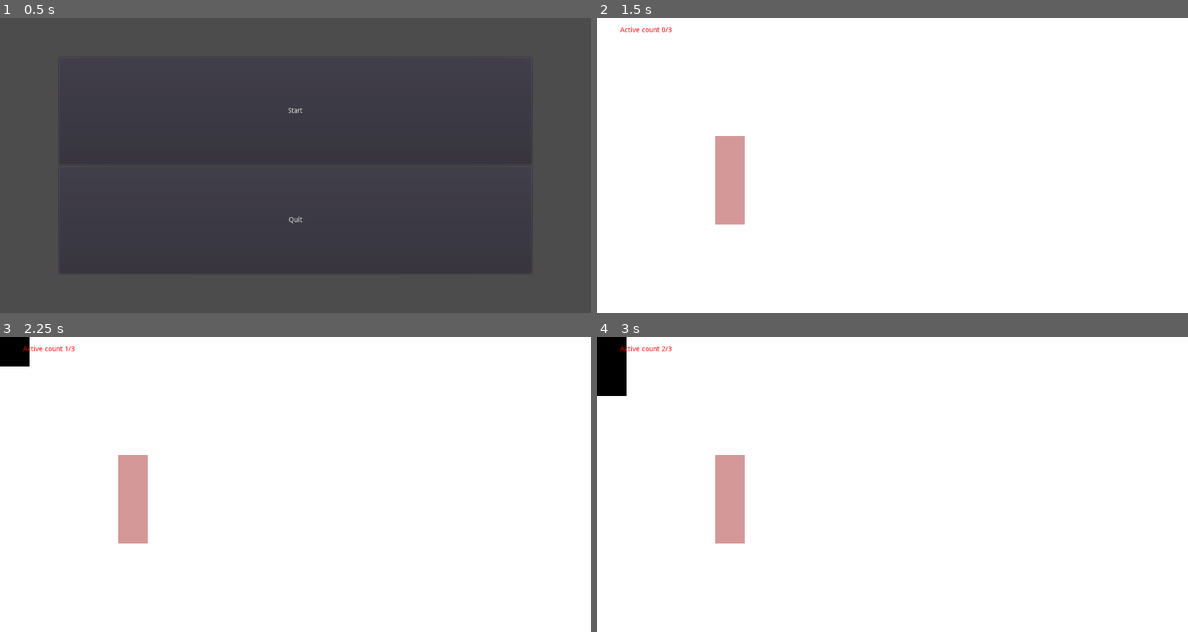
Above: before the commit, frames 1-4 (two rows, left to right).
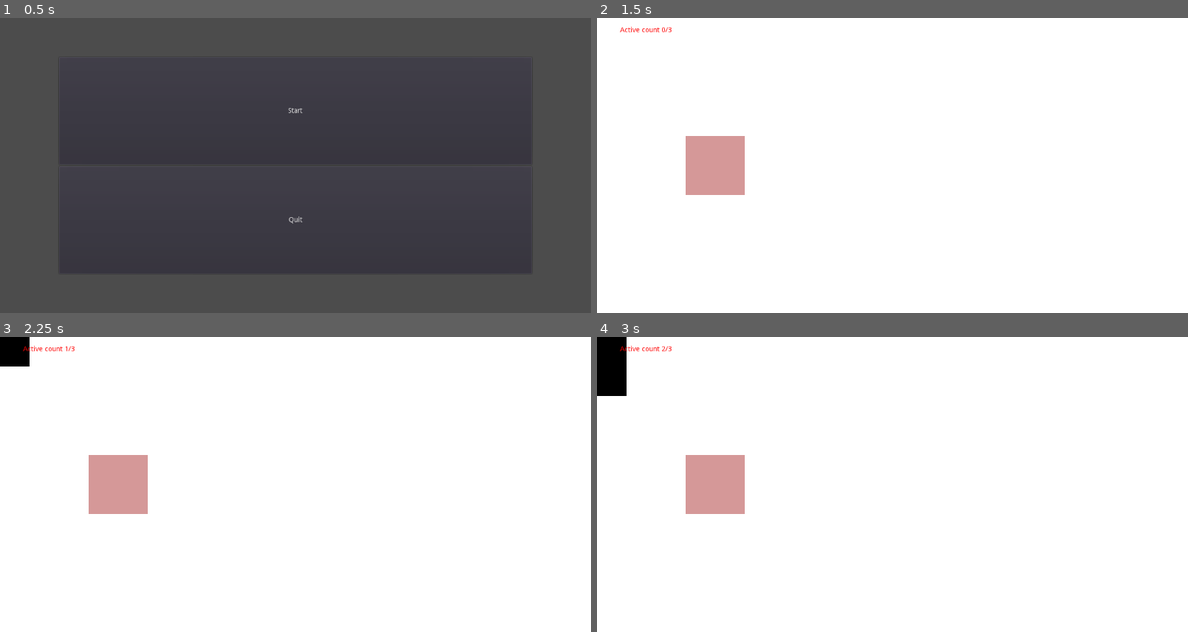
Above: after the commit, the same moments.

Repository: sisipun/SleepyCity
Game: Godot game, scene res://scenes/MainMenu.tscn
The game is run twice, just before and just after one commit, with the same random seed, the same clock (stepped at 60 frames per second) and the same inputs.
Inputs (mouse positions are in pixels of both pictures, inside the frame that each line leads up to):
- Up to frame 1 (0.5 s): no input
- Up to frame 2 (1.5 s): click "Start" at 0.5 s; click "Level 2" (after the commit: "Level 1") at 1.25 s
- Up to frame 3 (2.25 s): tap Enter at 2 s; move the mouse to (11, 351) at 2.02 s; click (11, 351) at 2.17 s
- Up to frame 4 (3 s): tap Space at 2.75 s; move the mouse to (608, 381) at 2.77 s; click (608, 381) at 2.92 s

Frame 1 is identical in both runs. In frame 2, 1.5% of the frame differs, in the area x 15-25%, y 40-70%; in frame 3, 1.5%; in frame 4, 1.5%.

Commit message:
LEvel progress

Diff:
--- a/scripts/ChooseLevel.gd
+++ b/scripts/ChooseLevel.gd
@@ -11,6 +11,7 @@
 		var button = Button.new()
 		button.set_position(Vector2(buttons_area_position.x, buttons_area_position.y + (button_height * i)))
 		button.set_size(Vector2(buttons_area_size.x, button_height))
+		button.disabled = not Levels.values[i].opened
 		button.text = "Level %d" % (i + 1)
 		button.connect("pressed", self, "_on_Level_clicked", [i])
 		add_child(button)
--- a/scripts/Level.gd
+++ b/scripts/Level.gd
@@ -114,6 +114,7 @@
 	$HUD/StepNumber.hide()
 
 func complete():
+	Levels.completeCurrent()
 	get_tree().change_scene("res://scenes/ChooseLevel.tscn")
 
 func alive_around_count(i, j):
--- a/scripts/Levels.gd
+++ b/scripts/Levels.gd
@@ -8,8 +8,10 @@
 	var survive_condition
 	var step_count
 	var targets
+	var completed
+	var opened
 
-	func _init(width, height, alive_max_count, born_condition, survive_condition, step_count, targets):
+	func _init(width, height, alive_max_count, born_condition, survive_condition, step_count, targets, completed, opened):
 		self.width = width
 		self.height = height
 		self.alive_max_count = alive_max_count
@@ -17,10 +19,13 @@
 		self.survive_condition = survive_condition
 		self.step_count = step_count
 		self.targets = targets
+		self.completed = completed
+		self.opened = opened
 
 var values = [
-	LevelInfo.new(20, 10, 3, [3], [2,3], 1, [Vector2(4,4), Vector2(4,5), Vector2(3,4), Vector2(3,5)]),
-	LevelInfo.new(20, 10, 3, [3], [2,3], 1, [Vector2(4,4), Vector2(4,5), Vector2(4,6)])
+	LevelInfo.new(20, 10, 3, [3], [2,3], 1, [Vector2(4,4), Vector2(4,5), Vector2(3,4), Vector2(3,5)], false, true),
+	LevelInfo.new(20, 10, 3, [3], [2,3], 1, [Vector2(4,4), Vector2(4,5), Vector2(4,6)], false, false),
+	LevelInfo.new(20, 10, 4, [3], [2,3], 2, [Vector2(5,4), Vector2(5,5), Vector2(4,4), Vector2(4,5), Vector2(3,4), Vector2(3,5)], false, false)
 ]
 var current = 0
 
@@ -30,3 +35,9 @@
 
 func current():
 	return values[current]
+
+func completeCurrent():
+	current().completed = true
+	var next = current + 1
+	if next < values.size():
+		values[next].opened = true
